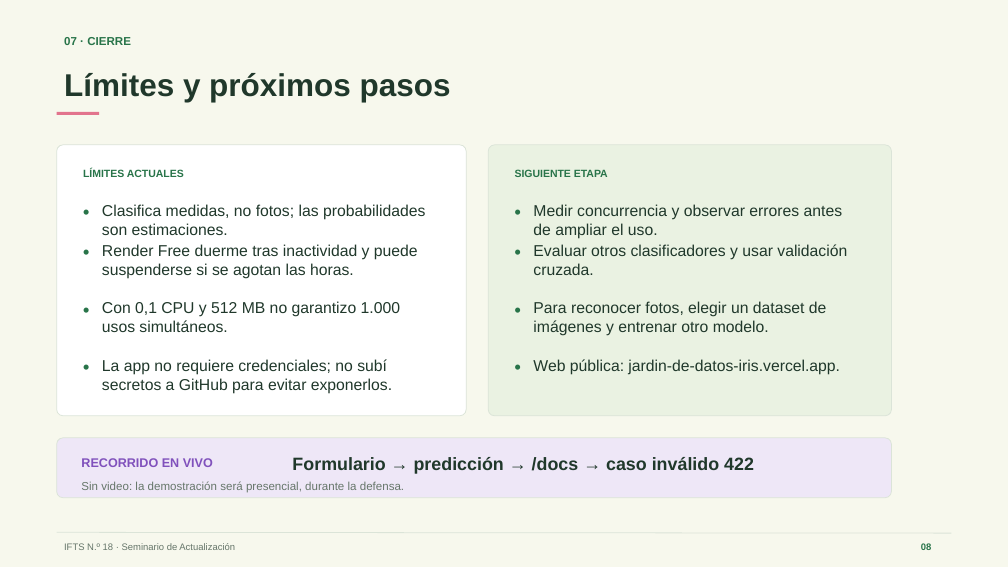
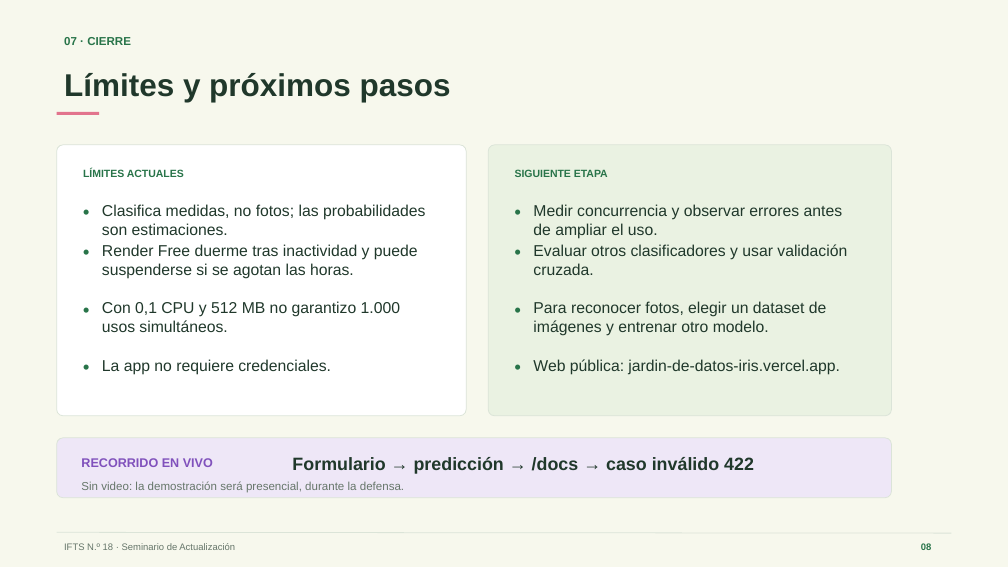
Before and after one commit to griseldablanco78-blip/Seminario2026, a slide deck: slide 8 of Clase 13/TP_Final/TPF_Blanco_Griselda.pptx. Drawn at 1008x567 pixels with LibreOffice and Linux fonts; fonts in the diff are those of the drawing; background and template pictures are left out. Boxes give left, top, right and bottom in pixels: in the first picture for what was removed or moved away, otherwise in the second. Text is boxed around its words. In the diff, an @@ line names an element or a change of style, - is before the commit and + after.

```diff
--- a/Clase 13/TP_Final/TPF_Blanco_Griselda.pptx
+++ b/Clase 13/TP_Final/TPF_Blanco_Griselda.pptx
@@ text at (102, 359, 331, 375): text changed @@
-La app no requiere credenciales; no subí secretos a GitHub para evitar exponerlos.
+La app no requiere credenciales.
```
Also in this commit, not shown: 1 other slide changed, 1 other file.
